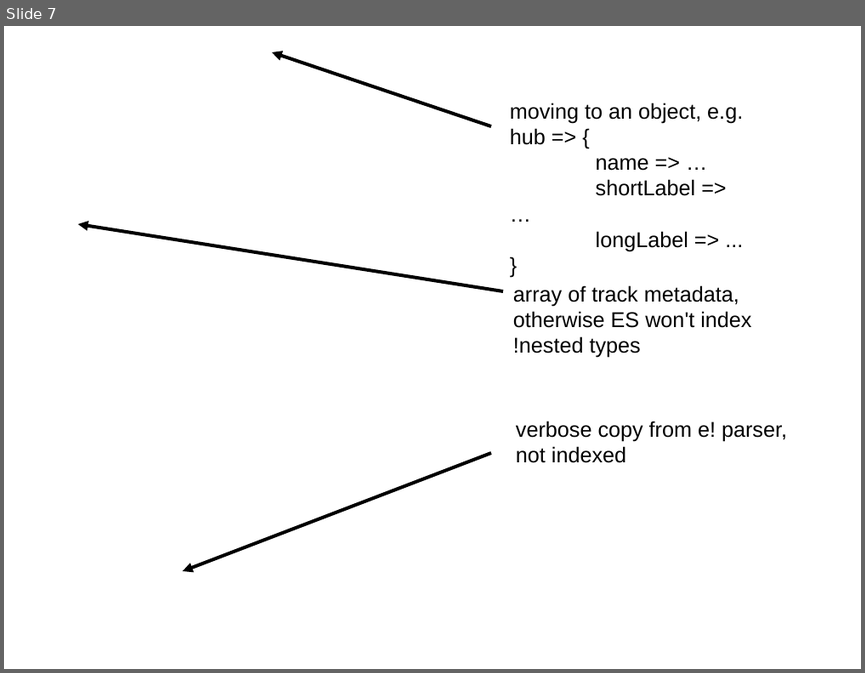
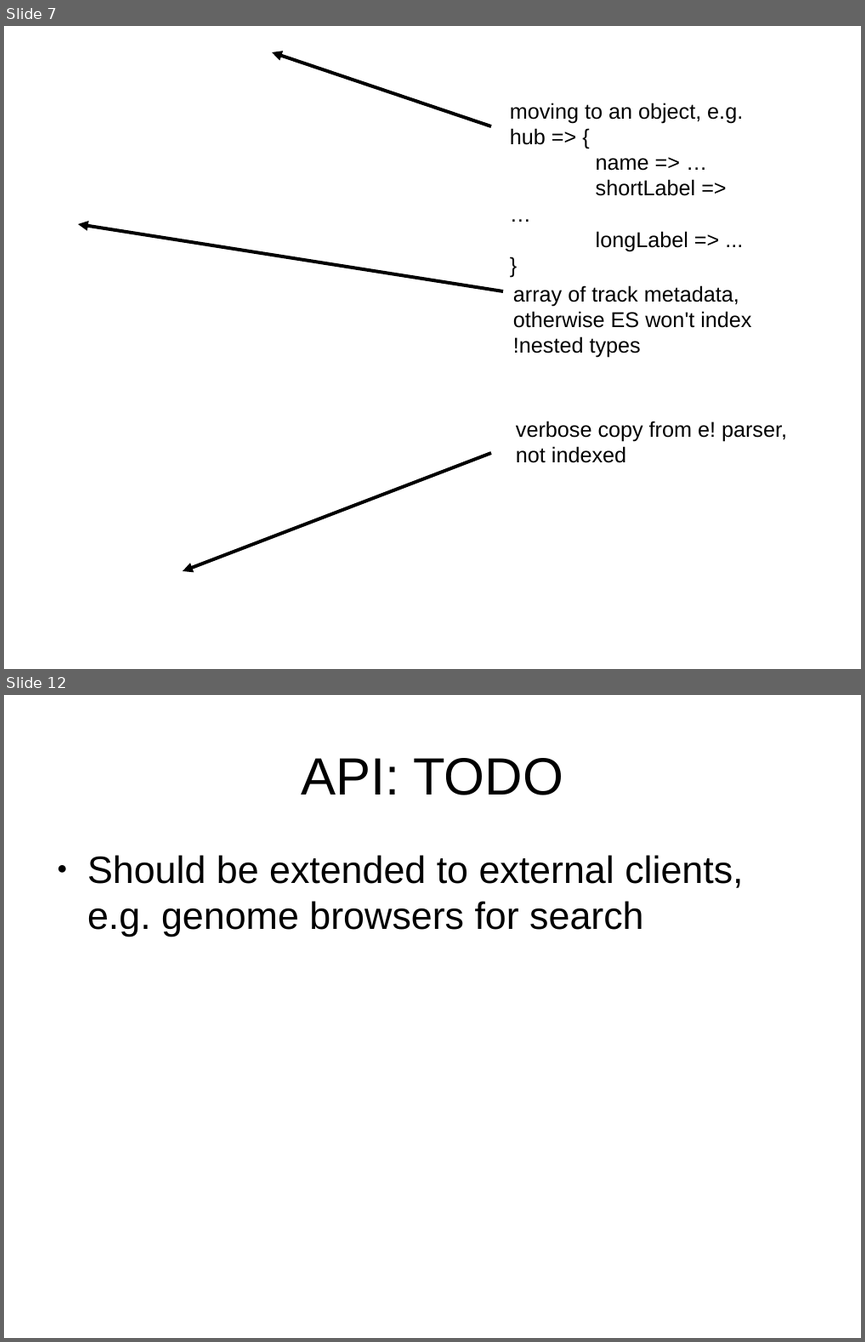
Before and after one commit to Ensembl/trackhub-registry, a slide deck: docs/code_review_07-05-15/talk.odp. Shown one above the other, each under a label of ours: slide 7 before the commit, slides 7 and 12 after it; the slides between them are not shown. The pictures are 865x673 and 865x1342 pixels, drawn with LibreOffice and Linux fonts; fonts in the diff are those of the drawing; background and template pictures are left out. Boxes give left, top, right and bottom in pixels: in the first picture for what was removed or moved away, otherwise in the second. Text is boxed around its words. In the diff, an @@ line names an element or a change of style, - is before the commit and + after.

```diff
--- a/docs/code_review_07-05-15/talk.odp
+++ b/docs/code_review_07-05-15/talk.odp
@@ slide 12 added at (x1=4, y1=695, x2=861, y2=1338), background #FFFFFF @@
@@ title added at (x1=301, y1=758, x2=563, y2=795), 44 pt, text #000000 @@
+API: TODO
@@ text added at (x1=87, y1=855, x2=743, y2=936), 32 pt, text #000000 @@
+● Should be extended to external clients, e.g. genome browsers for search
```
Also in this commit, not shown: 1 slide changed, 3 other slides added, 1 other file.
